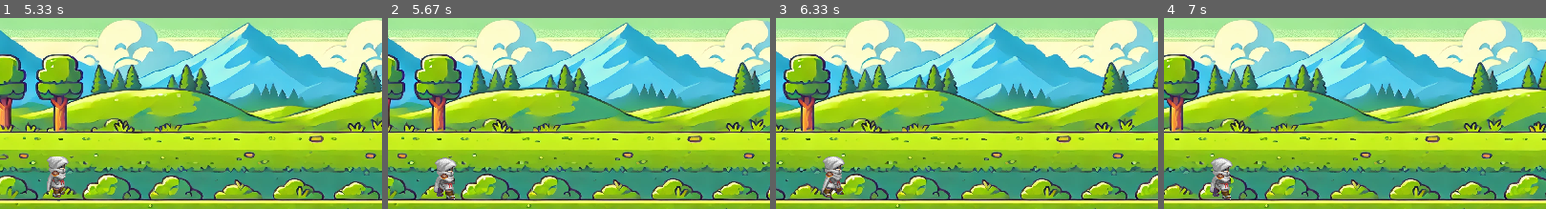
Above: before the commit, frames 1-4 (left to right).
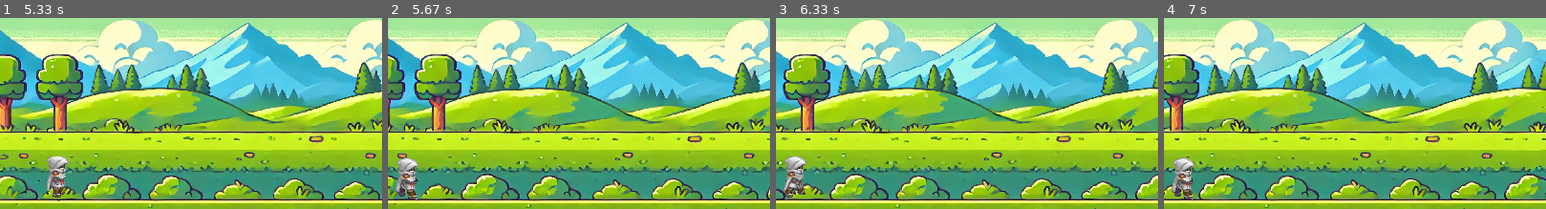
Above: after the commit, the same moments.

Repository: DonCarlosD/ActividadesIA
Game: pygame game, started from pygamesc/game.py
Same seed, same stepped clock (60 frames per second), same inputs: the game is played once before the commit and once after it.
Inputs:
- Up to frame 1 (5.33 s): tap A at 0.33, 5.3 s; hold A 0.67-1.13 s; hold Up 0.67-1.13 s
- Up to frame 2 (5.67 s): tap A at 5.63 s
- Up to frame 3 (6.33 s): no input
- Up to frame 4 (7 s): no input
The pictures show only the part of the screen within x 0-50%, y 39-89%; the shares and areas given below are measured in that part.

Frame 1 is identical in both runs. In frame 2, 1.9% of the frame differs, in the area x 2-18%, y 73-95%; in frame 3, 1.8%; in frame 4, 1.9%.

Commit message:
arreglar bug de juego de las posiciones

Diff:
--- a/pygamesc/game.py
+++ b/pygamesc/game.py
@@ -244,7 +244,8 @@
 # Función para reiniciar el juego tras la colisión
 def reiniciar_juego():
     global menu_activo, jugador, bala, nave, bala_disparada, salto, en_suelo
-    global pelota_nave, velocidad_pelota_nave, pelota_en_caida, nave_arriba  # <-- agrega estas variables
+    global pelota_nave, velocidad_pelota_nave, pelota_en_caida, nave_arriba
+    global esquivando_izquierda, regresando, movio_izquierda  # <-- agrega aquí
 
     menu_activo = True  # Activar de nuevo el menú
     jugador.x, jugador.y = 50, h - 100  # Reiniciar posición del jugador
@@ -259,6 +260,11 @@
     pelota_nave.y = nave_arriba.y + nave_arriba.height
     velocidad_pelota_nave = gravedad
     pelota_en_caida = False
+
+    # REINICIA ESTADO DE MOVIMIENTO
+    esquivando_izquierda = False
+    regresando = False
+    movio_izquierda = False
 
     # Mostrar los datos recopilados hasta el momento
     print("Datos recopilados para el modelo: ", datos_modelo)
@@ -282,11 +288,13 @@
                         esquivando_izquierda = True
                         regresando = False
                 if evento.key == pygame.K_UP and en_suelo and not pausa:
-                    # Solo puede saltar después de esquivar a la izquierda
-                    if esquivando_izquierda:
+                    # Permitir saltar si está en la posición inicial o si ya se movió a la izquierda
+                    if jugador.x == posicion_inicial or esquivando_izquierda:
                         salto = True
                         en_suelo = False
-                        regresando = True  # Después del salto, debe regresar
+                        # Solo activar regreso si saltó desde la izquierda
+                        if esquivando_izquierda:
+                            regresando = True
                 if evento.key == pygame.K_p:
                     pausa_juego()
                 if evento.key == pygame.K_q:
